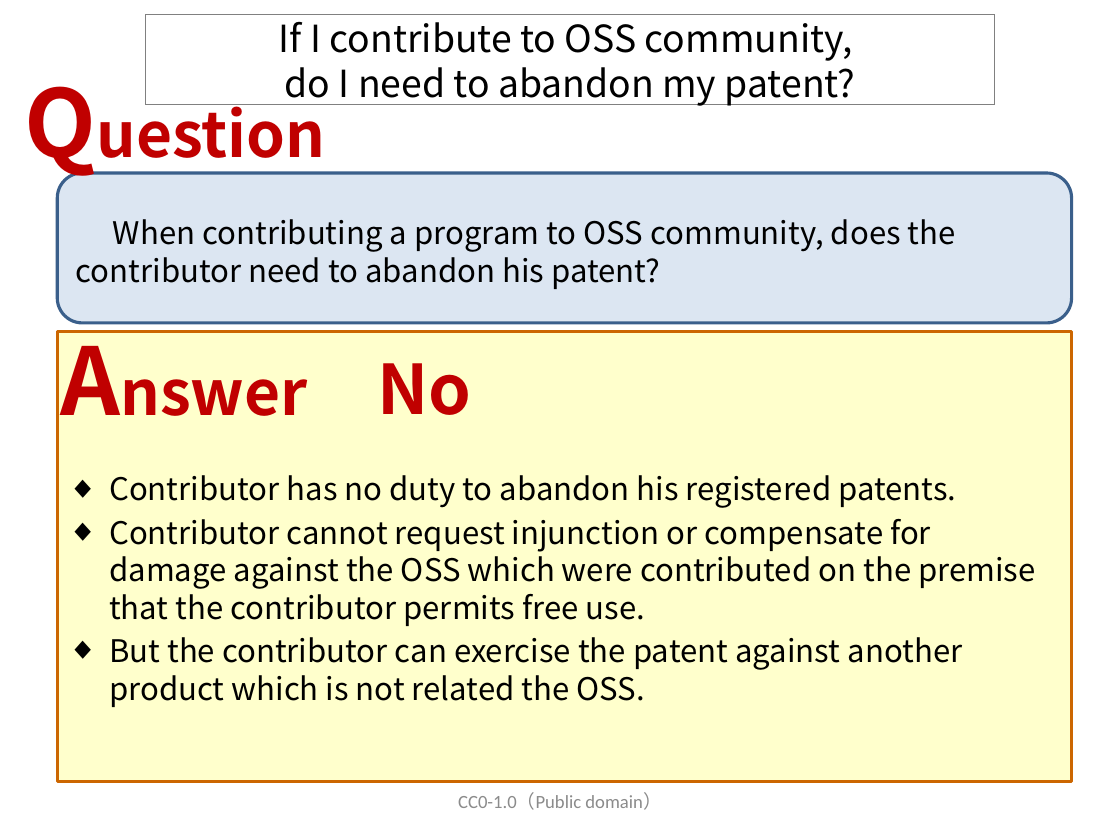
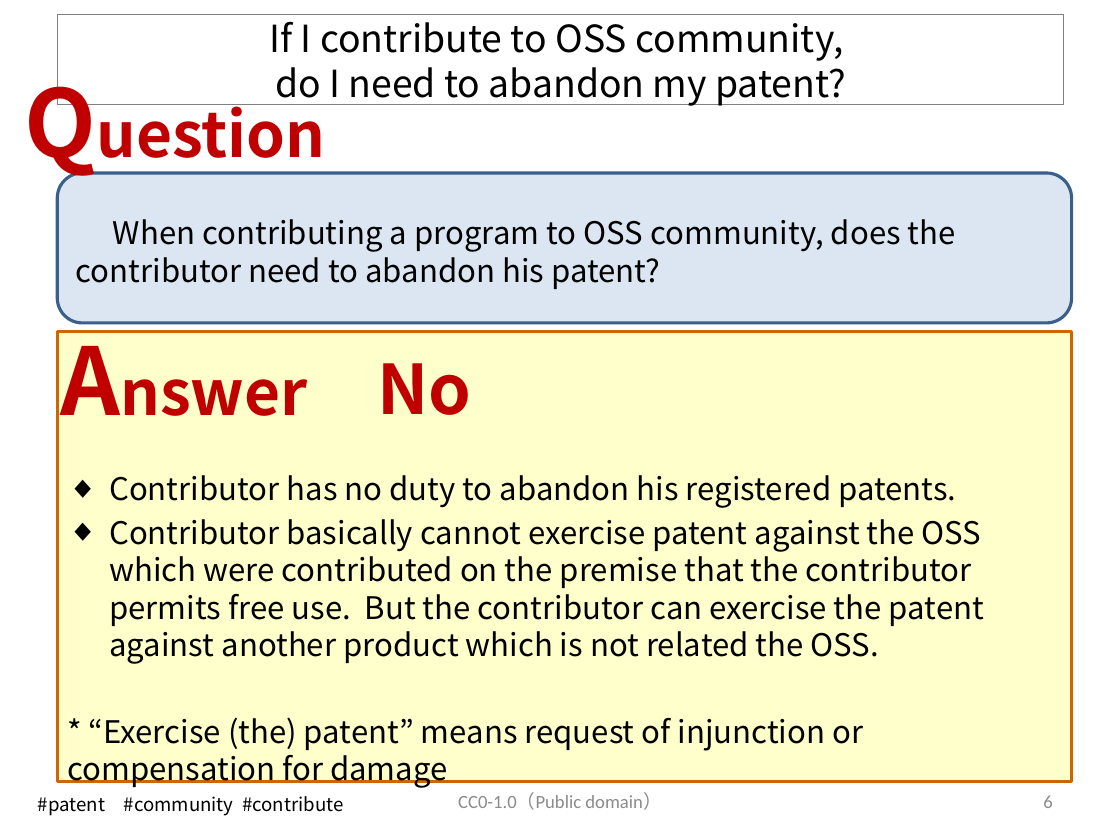
Before and after one commit to OpenChain-Project/OpenChain-JWG, a slide deck: slide 6 of Education_Material/FAQ/Misunderstandings_of_OSS_licenses_CC0.pptx (slide 5 before the commit). Drawn at 1120x840 pixels with LibreOffice and Linux fonts; fonts in the diff are those of the drawing. Boxes give left, top, right and bottom in pixels: in the first picture for what was removed or moved away, otherwise in the second. Text is boxed around its words. In the diff, an @@ line names an element or a change of style, - is before the commit and + after.

```diff
--- a/Education_Material/FAQ/Misunderstandings_of_OSS_licenses_CC0.pptx
+++ b/Education_Material/FAQ/Misunderstandings_of_OSS_licenses_CC0.pptx
@@ title "If I contribute to OSS ..." resized from (x1=146, y1=15, x2=995, y2=105) to (x1=57, y1=15, x2=1064, y2=105) @@
@@ text at (x1=67, y1=519, x2=984, y2=789): text changed @@
-◆ Contributor cannot request injunction or compensate for damage against the OSS which were contributed on the premise that the contributor permits free use.
-◆ But the contributor can exercise the patent against another product which is not related the OSS.
+◆ Contributor basically cannot exercise patent against the OSS which were contributed on the premise that the contributor permits free use. But the contributor can exercise the patent against another product which is not related the OSS.
+* “Exercise (the) patent” means request of injunction or compensation for damage
@@ text added at (x1=38, y1=796, x2=343, y2=816), 12 pt, text #000000 @@
+#patent #community #contribute
@@ page number added at (x1=1043, y1=795, x2=1052, y2=808), 12 pt, text #8C8C8C @@
+6
```
Also in this commit, not shown: 17 other slides changed, 20 slides added, 2 slides removed, 1 other file.
